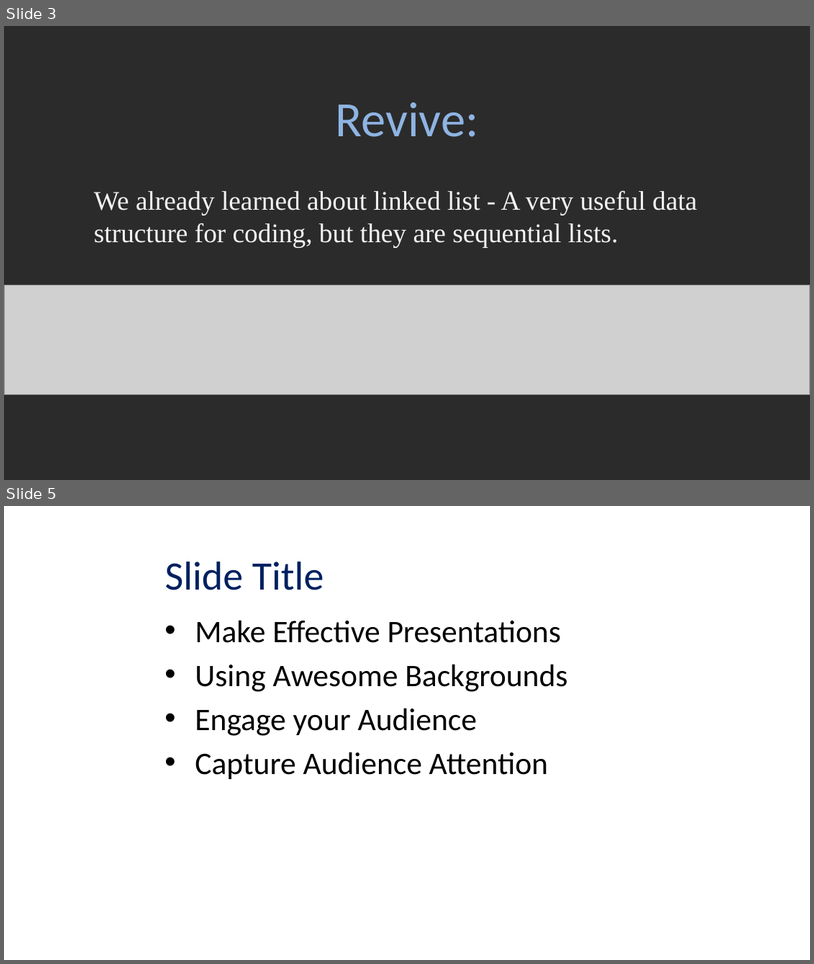
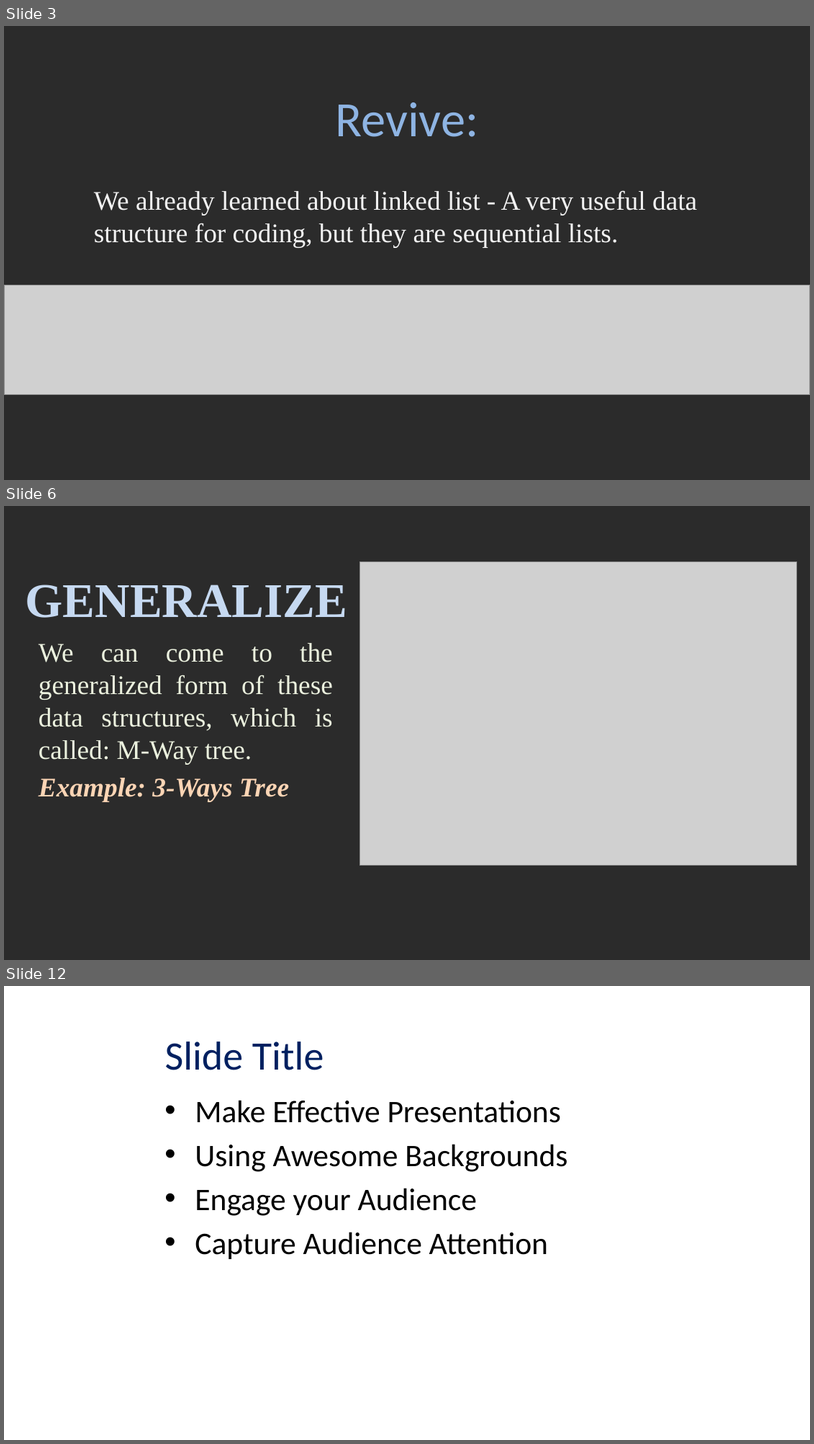
Before and after one commit to viettungvuong/Seminar, a slide deck: Seminar.pptx. Shown one above the other, each under a label of ours: slides 3 and 5 before the commit, slides 3, 6 and 12 after it; the slides between them are not shown. The pictures are 814x964 and 814x1444 pixels, drawn with LibreOffice and Linux fonts; fonts in the diff are those of the drawing; grey boxes stand for pictures; background and template pictures are left out; a plain dark background stands for a picture behind light text. Boxes give left, top, right and bottom in pixels: in the first picture for what was removed or moved away, otherwise in the second. Text is boxed around its words. In the diff, an @@ line names an element or a change of style, - is before the commit and + after.

```diff
--- a/Seminar.pptx
+++ b/Seminar.pptx
@@ slide 6 added at box(4, 506, 810, 960), background picture (left out) @@
@@ picture added at box(360, 561, 797, 866) @@
@@ title added at box(26, 584, 348, 618), 43.2 pt, text #C6D9F1, bold @@
+GENERALIZE
@@ text added at box(39, 643, 333, 801), 24 pt, text #EBF1DE @@
+We can come to the generalized form of these data structures, which is called: M-Way tree.
+Example: 3-Ways Tree
@@ what was slide 5 is now slide 12 @@
```
Also in this commit, not shown: 6 other slides added.
